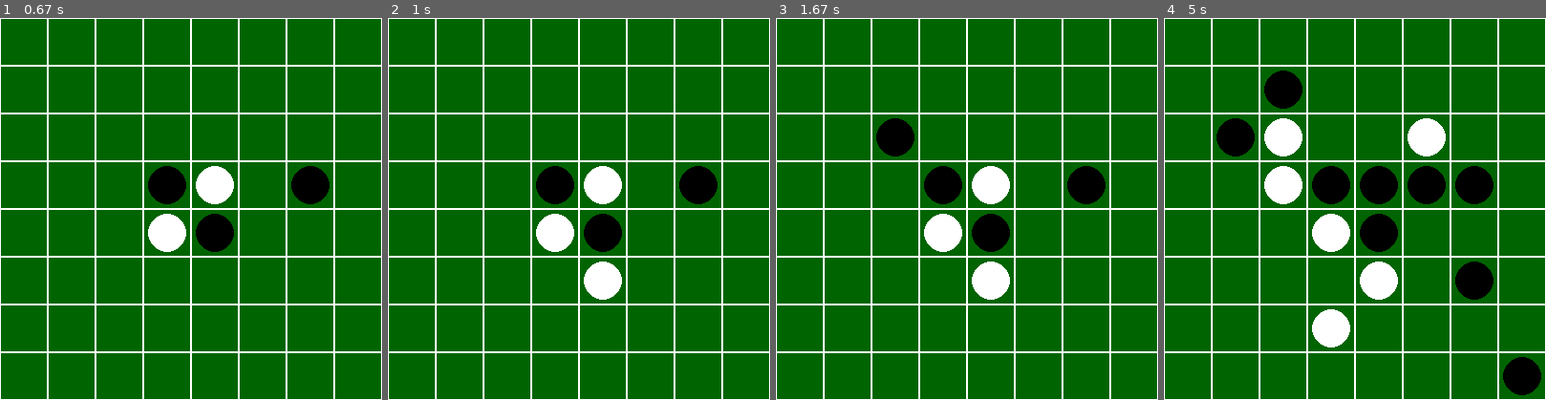
Above: before the commit, frames 1-4 (left to right).
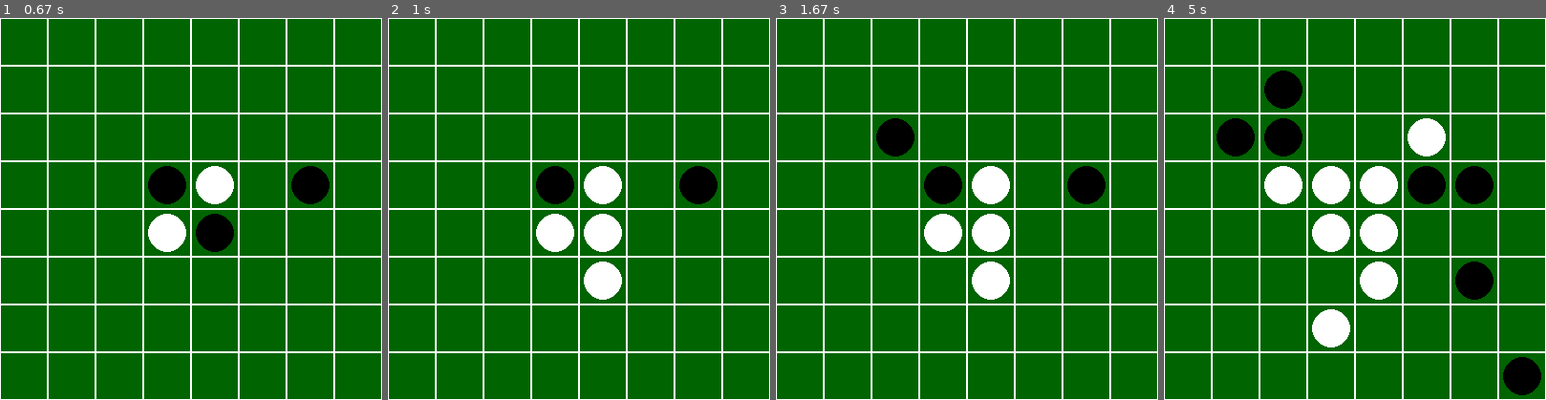
Above: after the commit, the same moments.

Repository: Vivien-Chambe/Othello_Pygame
Game: pygame game, started from Othello.py
Same seed, same stepped clock (60 frames per second), same inputs: the game is played once before the commit and once after it.
Inputs (mouse positions are in pixels of both pictures, inside the frame that each line leads up to):
- Up to frame 1 (0.67 s): click (313, 197) at 0.38 s
- Up to frame 2 (1 s): click (617, 293) at 0.72 s
- Up to frame 3 (1.67 s): click (1012, 243) at 1.05 s; click (875, 132) at 1.38 s
- Up to frame 4 (5 s): click (1335, 308) at 1.75 s; click (1500, 354) at 2.25 s; click (1431, 178) at 2.58 s; click (1492, 178) at 3.05 s; click (1244, 132) at 3.38 s; click (1439, 117) at 3.75 s; click (1492, 296) at 4.28 s; click (1270, 178) at 4.65 s; click (1293, 86) at 4.95 s

Frame 1 is identical in both runs. In frame 2, 0.8% of the frame differs, in the area x 51-62%, y 51-62%; in frame 3, 0.8%; in frame 4, 3.1%, in the area x 26-62%, y 26-62%.

Commit message:
it works

Diff:
--- a/classes.py
+++ b/classes.py
@@ -51,102 +51,95 @@
         # Check if the piece is outflanked by a piece of the same color to the right
         # If it is, change the color of the pieces between the two pieces of the same color
         # If it is not, do nothing
-        if x < 7:
-            indice = x + 1
-            while self.board[x + 1][y] != self.player and self.board[x + 1][y] != 0:
-                indice += 1
-                if indice == 8:
-                    break
-
-            print(indice)
-            if indice == 8:
-                pass
-            else:
-                if self.board[x][y] == 1:
-                    for i in range(x + 1, indice):
-                        self.board[i][y] = 2
-                elif self.board[x][y] == 2:
-                    for i in range(x + 1, indice):
-                        self.board[i][y] = 1
+        for i in range(x + 1, 8):
+            if self.board[i][y] == 0:
+                break
+            elif self.board[i][y] == self.board[x][y]:
+                for j in range(x + 1, i):
+                    self.board[j][y] = self.board[x][y]
+                break
 
         # Check if the piece is outflanked by a piece of the same color to the left
         # If it is, change the color of the pieces between the two pieces of the same color
         # If it is not, do nothing
-        if x > 0:
-            for i in range(x - 1, 0, -1):
-                if self.board[i][y] == self.player:
-                    for j in range(x - 1, i, -1):
-                        self.board[j][y] = self.player
-                    break
-                elif self.board[i][y] == 0:
-                    break
-        # Check if the piece is outflanked by a piece of the same color above
+        for i in range(x - 1, -1, -1):
+            if self.board[i][y] == 0:
+                break
+            elif self.board[i][y] == self.board[x][y]:
+                for j in range(x - 1, i, -1):
+                    self.board[j][y] = self.board[x][y]
+                break
+
+        # Check if the piece is outflanked by a piece of the same color to the bottom
         # If it is, change the color of the pieces between the two pieces of the same color
         # If it is not, do nothing
-        if y > 0:
-            for i in range(y - 1, 0, -1):
-                if self.board[x][i] == self.player:
-                    for j in range(y - 1, i, -1):
-                        self.board[x][j] = self.player
-                    break
-                elif self.board[x][i] == 0:
-                    break
-        # Check if the piece is outflanked by a piece of the same color below
+        for i in range(y + 1, 8):
+            if self.board[x][i] == 0:
+                break
+            elif self.board[x][i] == self.board[x][y]:
+                for j in range(y + 1, i):
+                    self.board[x][j] = self.board[x][y]
+                break
+
+        # Check if the piece is outflanked by a piece of the same color to the top
         # If it is, change the color of the pieces between the two pieces of the same color
         # If it is not, do nothing
-        if y < 7:
-            for i in range(y + 1, 8):
-                if self.board[x][i] == self.player:
-                    for j in range(y + 1, i):
-                        self.board[x][j] = self.player
-                    break
-                elif self.board[x][i] == 0:
-                    break
+        for i in range(y - 1, -1, -1):
+            if self.board[x][i] == 0:
+                break
+            elif self.board[x][i] == self.board[x][y]:
+                for j in range(y - 1, i, -1):
+                    self.board[x][j] = self.board[x][y]
+                break
+
+        # Check if the piece is outflanked by a piece of the same color to the bottom right
+        # If it is, change the color of the pieces between the two pieces of the same color
+        # If it is not, do nothing
+        for i in range(1, 8):
+            if x + i > 7 or y + i > 7:
+                break
+            elif self.board[x + i][y + i] == 0:
+                break
+            elif self.board[x + i][y + i] == self.board[x][y]:
+                for j in range(1, i):
+                    self.board[x + j][y + j] = self.board[x][y]
+                break
+
+        # Check if the piece is outflanked by a piece of the same color to the top left
+        # If it is, change the color of the pieces between the two pieces of the same color
+        # If it is not, do nothing
+        for i in range(1, 8):
+            if x - i < 0 or y - i < 0:
+                break
+            elif self.board[x - i][y - i] == 0:
+                break
+            elif self.board[x - i][y - i] == self.board[x][y]:
+                for j in range(1, i):
+                    self.board[x - j][y - j] = self.board[x][y]
+                break
+
+        # Check if the piece is outflanked by a piece of the same color to the bottom left
+        # If it is, change the color of the pieces between the two pieces of the same color
+        # If it is not, do nothing
+        for i in range(1, 8):
+            if x - i < 0 or y + i > 7:
+                break
+            elif self.board[x - i][y + i] == 0:
+                break
+            elif self.board[x - i][y + i] == self.board[x][y]:
+                for j in range(1, i):
+                    self.board[x - j][y + j] = self.board[x][y]
+                break
+
         # Check if the piece is outflanked by a piece of the same color to the top right
         # If it is, change the color of the pieces between the two pieces of the same color
         # If it is not, do nothing
-        if x < 7 and y > 0:
-            for i in range(1, 8):
-                if x + i < 8 and y - i >= 0:
-                    if self.board[x + i][y - i] == self.player:
-                        for j in range(1, i):
-                            self.board[x + j][y - j] = self.player
-                        break
-                    elif self.board[x + i][y - i] == 0:
-                        break
-        # Check if the piece is outflanked by a piece of the same color to the top left
-        # If it is, change the color of the pieces between the two pieces of the same color
-        # If it is not, do nothing
-        if x > 0 and y > 0:
-            for i in range(1, 8):
-                if x - i >= 0 and y - i >= 0:
-                    if self.board[x - i][y - i] == self.player:
-                        for j in range(1, i):
-                            self.board[x - j][y - j] = self.player
-                        break
-                    elif self.board[x - i][y - i] == 0:
-                        break
-        # Check if the piece is outflanked by a piece of the same color to the bottom right
-        # If it is, change the color of the pieces between the two pieces of the same color
-        # If it is not, do nothing
-        if x < 7 and y < 7:
-            for i in range(1, 8):
-                if x + i < 8 and y + i < 8:
-                    if self.board[x + i][y + i] == self.player:
-                        for j in range(1, i):
-                            self.board[x + j][y + j] = self.player
-                        break
-                    elif self.board[x + i][y + i] == 0:
-                        break
-        # Check if the piece is outflanked by a piece of the same color to the bottom left
-        # If it is, change the color of the pieces between the two pieces of the same color
-        # If it is not, do nothing
-        if x > 0 and y < 7:
-            for i in range(1, 8):
-                if x - i >= 0 and y + i < 8:
-                    if self.board[x - i][y + i] == self.player:
-                        for j in range(1, i):
-                            self.board[x - j][y + j] = self.player
-                        break
-                    elif self.board[x - i][y + i] == 0:
-                        break
+        for i in range(1, 8):
+            if x + i > 7 or y - i < 0:
+                break
+            elif self.board[x + i][y - i] == 0:
+                break
+            elif self.board[x + i][y - i] == self.board[x][y]:
+                for j in range(1, i):
+                    self.board[x + j][y - j] = self.board[x][y]
+                break
